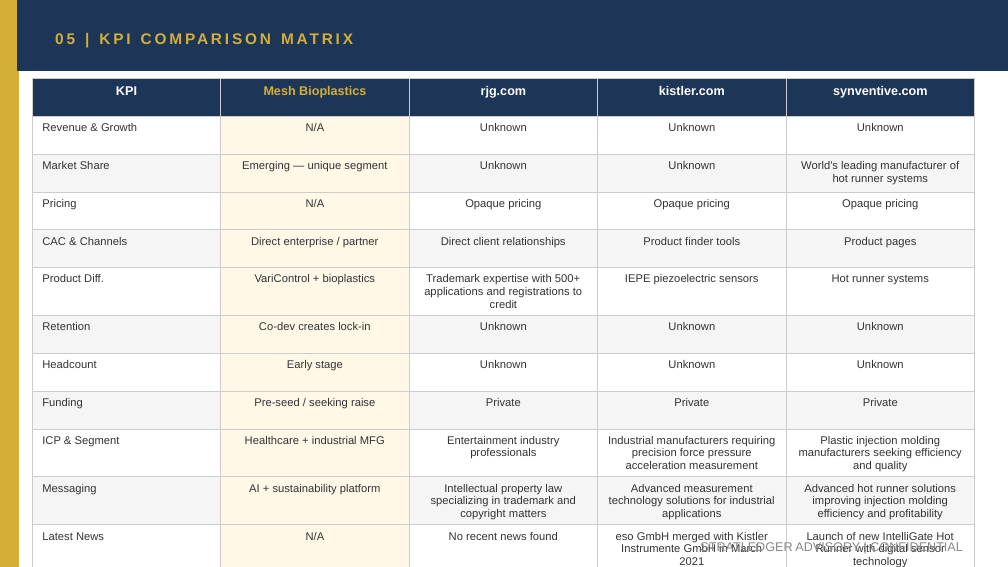
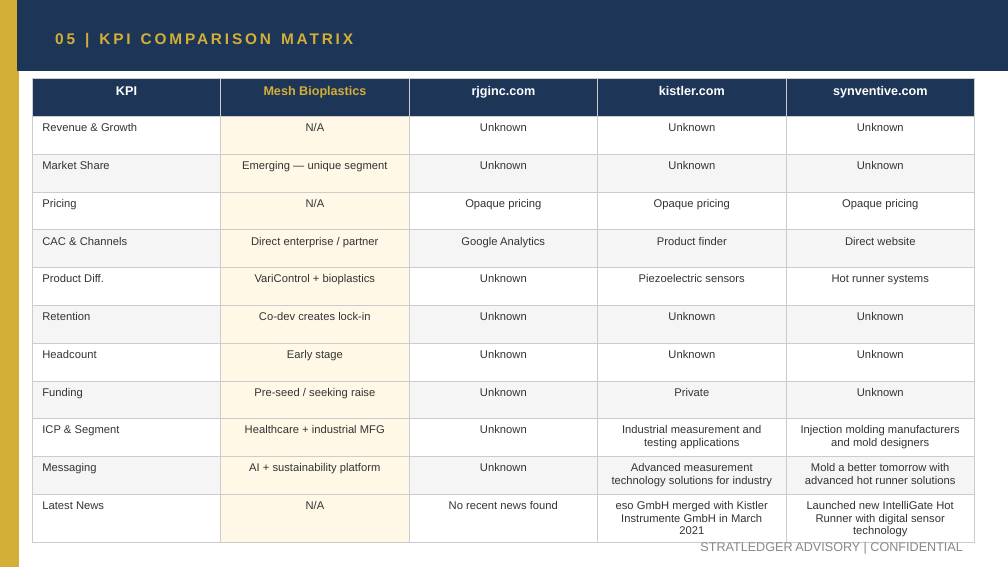
Before and after one commit to apexmakeshop-dot/droplet-commands, a slide deck: slide 9 of mesh_bioplastics_CI_Report.pptx. Drawn at 1008x567 pixels with LibreOffice and Linux fonts; fonts in the diff are those of the drawing. Boxes give left, top, right and bottom in pixels: in the first picture for what was removed or moved away, otherwise in the second. Text is boxed around its words. In the diff, an @@ line names an element or a change of style, - is before the commit and + after.

```diff
--- a/mesh_bioplastics_CI_Report.pptx
+++ b/mesh_bioplastics_CI_Report.pptx
@@ table at (32, 79, 975, 541) @@
-row 1, column 3: rjg.com
+row 1, column 3: rjginc.com
-row 3, column 5: World's leading manufacturer of hot runner systems
+row 3, column 5: Unknown
-row 5: CAC & Channels | Direct enterprise / partner | Direct client relationships | Product finder tools | Product pages
+row 5: CAC & Channels | Direct enterprise / partner | Google Analytics | Product finder | Direct website
-row 6, column 3: Trademark expertise with 500+ applications and registrations to credit
+row 6, column 3: Unknown
-row 6, column 4: IEPE piezoelectric sensors
+row 6, column 4: Piezoelectric sensors
-row 9, column 3: Private
+row 9, column 3: Unknown
-row 9, column 5: Private
+row 9, column 5: Unknown
-row 10: ICP & Segment | Healthcare + industrial MFG | Entertainment industry professionals | Industrial manufacturers requiring precision force pressure acceleration measurement | Plastic injection molding manufacturers seeking efficiency and quality
+row 10: ICP & Segment | Healthcare + industrial MFG | Unknown | Industrial measurement and testing applications | Injection molding manufacturers and mold designers
-row 11: Messaging | AI + sustainability platform | Intellectual property law specializing in trademark and copyright matters | Advanced measurement technology solutions for industrial applications | Advanced hot runner solutions improving injection molding efficiency and profitability
+row 11: Messaging | AI + sustainability platform | Unknown | Advanced measurement technology solutions for industry | Mold a better tomorrow with advanced hot runner solutions
-row 12, column 5: Launch of new IntelliGate Hot Runner with digital sensor technology
+row 12, column 5: Launched new IntelliGate Hot Runner with digital sensor technology
```
Also in this commit, not shown: 5 other slides changed.
